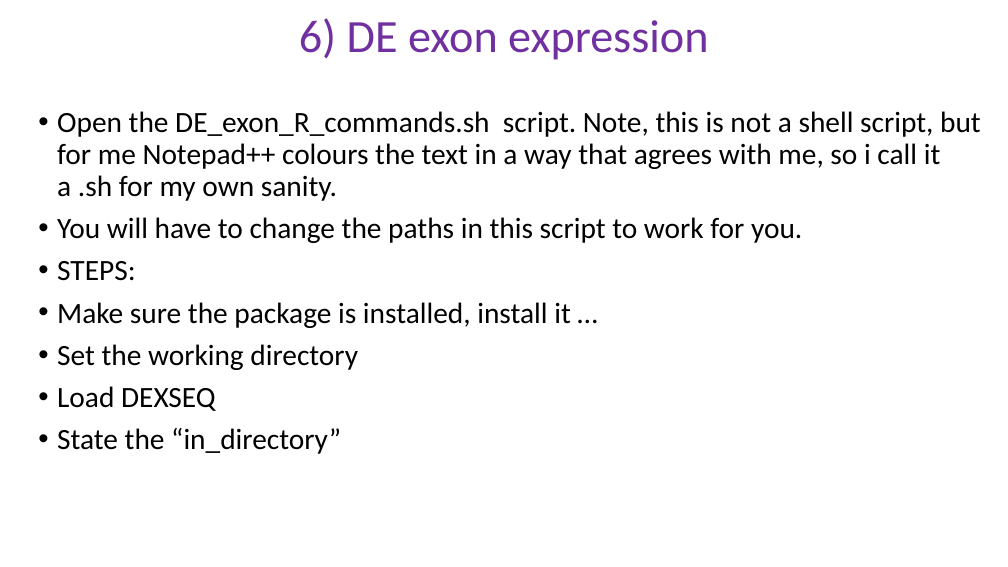
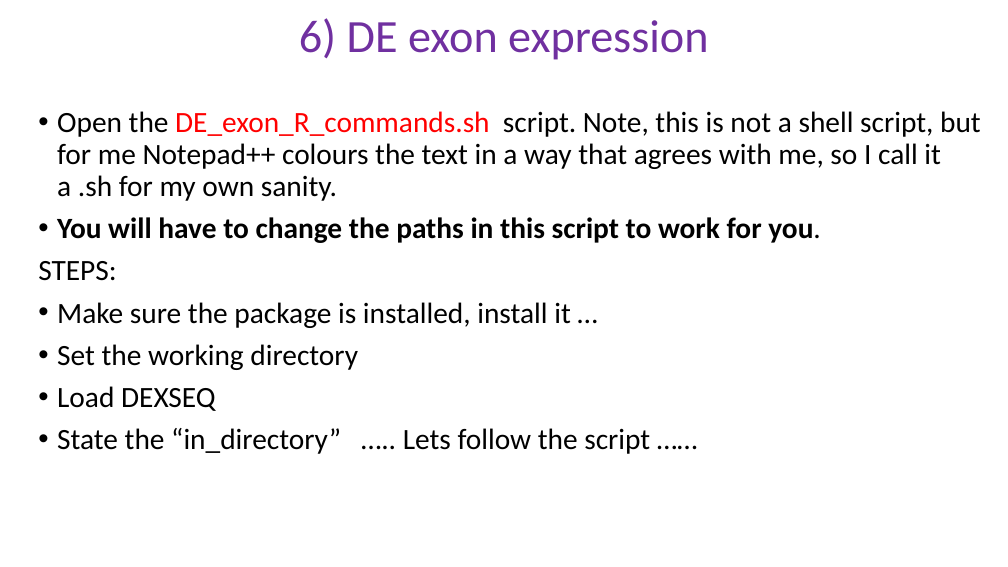
Before and after one commit to schlogl2017/RNAseq_workshop, a slide deck: slide 13 of powerpoint/6_RNAseq_DE.pptx. Drawn at 1008x567 pixels with LibreOffice and Linux fonts; fonts in the diff are those of the drawing. Boxes give left, top, right and bottom in pixels: in the first picture for what was removed or moved away, otherwise in the second. Text is boxed around its words. In the diff, an @@ line names an element or a change of style, - is before the commit and + after.

```diff
--- a/powerpoint/6_RNAseq_DE.pptx
+++ b/powerpoint/6_RNAseq_DE.pptx
@@ text at (57, 111, 981, 201): text changed @@
-• Open the DE_exon_R_commands.sh script. Note, this is not a shell script, but for me Notepad++ colours the text in a way that agrees with me, so i call it a .sh for my own sanity.
+• Open the DE_exon_R_commands.sh script. Note, this is not a shell script, but for me Notepad++ colours the text in a way that agrees with me, so I call it a .sh for my own sanity.
@@ text at (38, 217, 820, 281): bold on in "You will have to change the paths ..."; bullet • to none @@
@@ text at (57, 428, 650, 454): text changed @@
-• State the “in_directory”
+• State the “in_directory” ….. Lets follow the script ……
```
Also in this commit, not shown: 12 other slides changed, 1 slide added, 1 slide removed, 22 other files.
